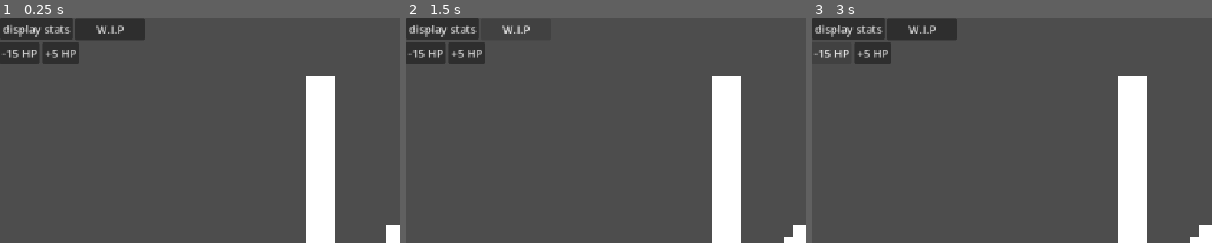
Above: before the commit, frames 1-3 (left to right).
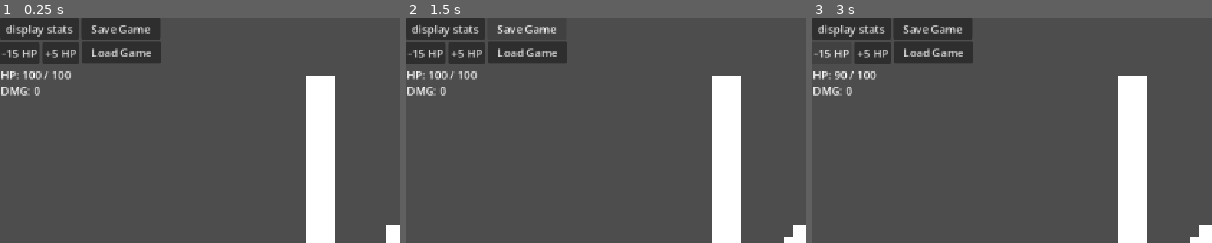
Above: after the commit, the same moments.

Repository: smymrr/Echeos-of-The-Veil
Game: Godot game, scene res://scenes/main.tscn
Two runs of this game, one before a commit and one after it. Both use one fixed random seed, a clock stepped at 60 frames per second and the inputs below.
Inputs (mouse positions are % of the whole screen's width and height, from its top left):
- Up to frame 1 (0.25 s): no input
- Up to frame 2 (1.5 s): click "display stats" at 0.5 s; click (14, 3) at 1.25 s, where only the run before the commit has a clickable "W.I.P"
- Up to frame 3 (3 s): click (15, 2) at 2 s, where only the run after the commit has a clickable "Save Game"; click "-15 HP" at 2.75 s
The pictures show only the part of the screen within x 0-50%, y 0-50%; the shares and areas given below are measured in that part.

The runs differ from the first frame. In frame 1, 3.7% of the frame differs, in the area x 0-41%, y 0-35%; in frame 2, 3.3%; in frame 3, 3.6%.

Commit message:
add player database integrated with JSON

Diff:
--- a/project.godot
+++ b/project.godot
@@ -19,6 +19,7 @@
 
 PlayerData="*uid://c8o3o3aw3nean"
 PlayerHealth="*uid://cxf0hq4ot5f7n"
+EventBus="*uid://c6fe6i0qnujlv"
 
 [display]
 
--- a/scenes/player.tscn
+++ b/scenes/player.tscn
@@ -4,8 +4,6 @@
 [ext_resource type="Script" uid="uid://dmiio0uymrvp0" path="res://scripts/player/attack_component.gd" id="2_qlg0r"]
 [ext_resource type="Script" uid="uid://m6mun0klym4i" path="res://scripts/player/movement_component.gd" id="3_tuyoq"]
 [ext_resource type="Script" uid="uid://dakur280b02qg" path="res://scripts/player/direction_utils.gd" id="4_fjrip"]
-[ext_resource type="Script" uid="uid://c3067kfgtdtid" path="res://scripts/player/stats_component.gd" id="4_tuyoq"]
-[ext_resource type="Script" uid="uid://cd20uk5yjowvy" path="res://scripts/player/health_component.gd" id="5_fjrip"]
 
 [sub_resource type="RectangleShape2D" id="RectangleShape2D_tdg3f"]
 size = Vector2(50, 51)
@@ -23,12 +21,6 @@
 
 [node name="MovementComponent" type="Node" parent="." unique_id=706504208]
 script = ExtResource("3_tuyoq")
-
-[node name="StatsComponent" type="Node" parent="." unique_id=1107939215]
-script = ExtResource("4_tuyoq")
-
-[node name="HealthComponent" type="Node" parent="." unique_id=1738830263]
-script = ExtResource("5_fjrip")
 
 [node name="DirectionUtils" type="Node" parent="." unique_id=1129209153]
 script = ExtResource("4_fjrip")
--- a/scenes/stats_ui.tscn
+++ b/scenes/stats_ui.tscn
@@ -1,8 +1,11 @@
 [gd_scene format=3 uid="uid://b4l62k0hfmona"]
 
 [ext_resource type="Script" uid="uid://p0siu1u08ox1" path="res://scripts/ui/display_stats.gd" id="1_60ac8"]
+[ext_resource type="Script" uid="uid://cy8vq05v6dsy7" path="res://scripts/ui/save_game.gd" id="1_ieq6q"]
 [ext_resource type="Script" uid="uid://colx00i700ood" path="res://scripts/ui/decrease_hp.gd" id="2_nv28q"]
+[ext_resource type="Script" uid="uid://tcgu2j5po40w" path="res://scripts/player/load_game.gd" id="2_vgjwo"]
 [ext_resource type="Script" uid="uid://cfq6jh0iktwgu" path="res://scripts/ui/increase_hp.gd" id="3_ieq6q"]
+[ext_resource type="Script" uid="uid://bp7ycabs04k4a" path="res://scripts/ui/hp_display.gd" id="4_nv28q"]
 
 [node name="Control" type="Control" unique_id=1676327586]
 layout_mode = 3
@@ -15,8 +18,8 @@
 [node name="CanvasLayer" type="CanvasLayer" parent="." unique_id=1052367823]
 
 [node name="DisplayStats" type="MarginContainer" parent="CanvasLayer" unique_id=1502321389]
-offset_right = 99.0
-offset_bottom = 28.0
+offset_right = 114.0
+offset_bottom = 31.0
 metadata/_edit_group_ = true
 
 [node name="Button" type="Button" parent="CanvasLayer/DisplayStats" unique_id=977351058]
@@ -24,16 +27,28 @@
 text = "display stats"
 script = ExtResource("1_60ac8")
 
-[node name="DisplayMulti" type="MarginContainer" parent="CanvasLayer" unique_id=2121800883]
-offset_left = 108.0
-offset_top = 1.0
-offset_right = 209.0
-offset_bottom = 29.0
+[node name="SaveGame" type="MarginContainer" parent="CanvasLayer" unique_id=2122719787]
+offset_left = 117.0
+offset_right = 231.0
+offset_bottom = 31.0
 metadata/_edit_group_ = true
 
-[node name="Button" type="Button" parent="CanvasLayer/DisplayMulti" unique_id=1105583816]
+[node name="Button" type="Button" parent="CanvasLayer/SaveGame" unique_id=1959568776]
 layout_mode = 2
-text = "W.I.P"
+text = "Save Game"
+script = ExtResource("1_ieq6q")
+
+[node name="LoadGame" type="MarginContainer" parent="CanvasLayer" unique_id=1631879970]
+offset_left = 118.0
+offset_top = 34.0
+offset_right = 232.0
+offset_bottom = 65.0
+metadata/_edit_group_ = true
+
+[node name="Button" type="Button" parent="CanvasLayer/LoadGame" unique_id=1198357477]
+layout_mode = 2
+text = "Load Game"
+script = ExtResource("2_vgjwo")
 
 [node name="DecreaseHP" type="MarginContainer" parent="CanvasLayer" unique_id=863223419]
 offset_left = -1.0
@@ -58,3 +73,20 @@
 layout_mode = 2
 text = "+5 HP"
 script = ExtResource("3_ieq6q")
+
+[node name="HP" type="Label" parent="CanvasLayer" unique_id=1702388534]
+offset_left = 1.0
+offset_top = 70.0
+offset_right = 116.0
+offset_bottom = 93.0
+text = "HP: 100"
+justification_flags = 171
+script = ExtResource("4_nv28q")
+
+[node name="DealtDamage" type="Label" parent="CanvasLayer" unique_id=1721549597]
+offset_left = 1.0
+offset_top = 93.0
+offset_right = 116.0
+offset_bottom = 116.0
+text = "DMG: 0"
+justification_flags = 171
--- /dev/null
+++ b/scripts/global/event_bus.gd
@@ -0,0 +1,10 @@
+extends Node
+
+# Called when the node enters the scene tree for the first time.
+func _ready() -> void:
+	pass # Replace with function body.
+
+
+# Called every frame. 'delta' is the elapsed time since the previous frame.
+func _process(delta: float) -> void:
+	pass
--- /dev/null
+++ b/scripts/global/player_data.gd
@@ -0,0 +1,144 @@
+extends Node
+
+signal stats_changed
+
+var SAVE_PATH: String = "user://save_game.json"
+
+# Stats
+var base_max_health: int = 100
+var base_attack: int = 10
+var base_defense: int = 5
+var base_speed: float = 300.0
+
+var current_health: int
+
+# Modifiers
+var attack_modifiers: Dictionary = {}
+var defense_modifiers: Dictionary = {}
+var speed_modifiers: Dictionary = {}
+var max_health_modifiers: Dictionary = {}
+
+var last_position: Vector2
+
+# Story
+# Story / Quests
+var story_flags: Dictionary = {}
+var current_chapter: String = ""
+
+var active_quests: Dictionary = {}
+# shape: { quest_id: { objective_id: current_count } }
+# e.g. { "slime_hunt": { "kill_slimes": 3 } }
+
+var completed_quests: Array = []
+# e.g. ["intro_quest", "find_the_key"]
+
+# Inventory
+var inventory: Dictionary = {}
+var gold: int = 0
+var equipped_weapon: String = ""
+var equipped_armor: Dictionary = {}
+
+func _ready() -> void:
+	current_health = get_max_health()
+
+# Getter
+func get_max_health() -> int:
+	return int(base_max_health * _total_multiplier(max_health_modifiers))
+
+func get_attack() -> int:
+	return int(base_attack * _total_multiplier(attack_modifiers))
+
+func get_defense() -> int:
+	return int(base_defense * _total_multiplier(defense_modifiers))
+
+func get_speed() -> float:
+	return base_speed * _total_multiplier(speed_modifiers)
+
+# Modification
+func add_modifier(stat_dict: Dictionary, source: String, multiplier: float) -> void:
+	stat_dict[source] = multiplier
+	stats_changed.emit()
+
+func remove_modifier(stat_dict: Dictionary, source: String) -> void:
+	stat_dict.erase(source)
+	stats_changed.emit()
+
+func _total_multiplier(modifiers: Dictionary) -> float:
+	var total := 1.0
+	for mod in modifiers.values():
+		total *= mod
+	return total
+
+# Saving
+func save_game() -> void:
+	var data := {
+		"base_max_health": base_max_health,
+		"base_attack": base_attack,
+		"base_defense": base_defense,
+		"base_speed": base_speed,
+
+		"current_health": current_health,
+		"last_position_x": last_position.x,
+		"last_position_y": last_position.y,
+
+		"max_health_modifiers": max_health_modifiers,
+		"attack_modifiers": attack_modifiers,
+		"defense_modifiers": defense_modifiers,
+		"speed_modifiers": speed_modifiers,
+
+		"story_flags": story_flags,
+		"current_chapter": current_chapter,
+		"active_quests": active_quests,
+		"completed_quests": completed_quests,
+
+		"equipped_armor": equipped_armor,
+		"equipped_weapon": equipped_weapon,
+		"inventory": inventory,
+		"gold": gold
+	}
+
+	var file = FileAccess.open(SAVE_PATH, FileAccess.WRITE)
+	file.store_string(JSON.stringify(data, "\t"))
+	file.close()
+
+func load_game() -> bool:
+	if not FileAccess.file_exists(SAVE_PATH):
+		return false
+
+	var file := FileAccess.open(SAVE_PATH, FileAccess.READ)
+	var parsed = JSON.parse_string(file.get_as_text())
+	file.close()
+
+	if (parsed == null):
+		push_error("File ini corrupted atau tidak bisa dibaca.")
+		return false
+
+	var data: Dictionary = parsed
+
+	base_max_health = data.get("base_max_health", base_max_health)
+	base_attack = data.get("base_attack", base_attack)
+	base_defense = data.get("base_defense", base_defense)
+	base_speed = data.get("base_speed", base_speed)
+
+	current_health = data.get("current_health", 100)
+	last_position = Vector2(
+		data.get("last_position_x", 0.0),
+		data.get("last_position_y", 0.0)
+	)
+
+	max_health_modifiers = data.get("max_health_modifier", {})
+	attack_modifiers = data.get("attack_modifiers", {})
+	defense_modifiers = data.get("defense_modifier", {})
+	speed_modifiers = data.get("speed_modifiers", {})
+
+	story_flags = data.get("story_flags", {})
+	current_chapter = data.get("current_chapter", "")
+	active_quests = data.get("active_quests", "")
+	completed_quests = data.get("completed_quests", {})
+
+	equipped_armor = data.get("equipped_armor", {})
+	equipped_weapon = data.get("equipped_weapon", {})
+	inventory = data.get("inventory", {})
+	gold = data.get("gold", 0)
+
+	return true
--- /dev/null
+++ b/scripts/global/player_health.gd
@@ -0,0 +1,20 @@
+extends Node
+
+signal health_changed(current: int, max: int)
+signal died
+
+func get_health() -> int:
+	return PlayerData.current_health
+
+func take_damage(raw_amount: int) -> void:
+	var defense: int = PlayerData.get_defense()
+	var final_damage: int = int(max(raw_amount - defense, 0))
+	PlayerData.current_health = max(PlayerData.current_health - final_damage, 0)
+	health_changed.emit(PlayerData.current_health, PlayerData.get_max_health())
+	if PlayerData.current_health <= 0:
+		died.emit()
+		print("player dead")
+
+func heal(amount: int) -> void:
+	PlayerData.current_health = min(PlayerData.current_health + amount, PlayerData.get_max_health())
+	health_changed.emit(PlayerData.current_health, PlayerData.get_max_health())
--- /dev/null
+++ b/scripts/global/quest_data.gd
@@ -0,0 +1,10 @@
+class_name QuestData
+extends Resource
+
+@export var id: String
+@export var title: String
+@export var description: String
+@export var is_main_story: bool = false
+@export var objectives: Dictionary = {}
+# objectives shape: { "kill_slimes": 5, "talk_to_elder": 1 }
+# key = objective id, value = target count needed to complete it
--- /dev/null
+++ b/scripts/player/load_game.gd
@@ -0,0 +1,12 @@
+extends Button
+
+func _ready() -> void:
+	pressed.connect(_on_pressed)
+
+func _on_pressed() -> void:
+	var save := PlayerData.load_game()
+	PlayerHealth.health_changed.emit()
+	if (save == true):
+		print("loaded")
+	else:
+		print("failed to load")
--- a/scripts/player/player_data.gd
+++ /dev/null
@@ -1,40 +0,0 @@
-extends Node
-
-signal stats_changed
-
-var base_max_health: int = 100
-var base_attack: int = 10
-var base_defense: int = 5
-var base_speed: float = 300.0
-
-var attack_modifiers: Dictionary = {}
-var defense_modifiers: Dictionary = {}
-var speed_modifiers: Dictionary = {}
-var max_health_modifiers: Dictionary = {}
-
-func get_max_health() -> int:
-	return int(base_max_health * _total_multiplier(max_health_modifiers))
-
-func get_attack() -> int:
-	return int(base_attack * _total_multiplier(attack_modifiers))
-
-func get_defense() -> int:
-	return int(base_defense * _total_multiplier(defense_modifiers))
-
-func get_speed() -> float:
-	return base_speed * _total_multiplier(speed_modifiers)
-
-func _total_multiplier(modifiers: Dictionary) -> float:
-	var total := 1.0
-	for mod in modifiers.values():
-		total *= mod
-	return total
-
-# MOdification
-func add_modifier(stat_dict: Dictionary, source: String, multiplier: float) -> void:
-	stat_dict[source] = multiplier
-	stats_changed.emit()
-
-func remove_modifier(stat_dict: Dictionary, source: String) -> void:
-	stat_dict.erase(source)
-	stats_changed.emit()
--- a/scripts/player/player_health.gd
+++ /dev/null
@@ -1,22 +0,0 @@
-extends Node
-
-signal health_changed(current: int, max: int)
-signal died
-
-var current_health: int
-
-func _ready() -> void:
-	current_health = PlayerData.get_max_health()
-
-func take_damage(raw_amount: int) -> void:
-	var defense: int = PlayerData.get_defense()
-	var final_damage: int = int(max(raw_amount - defense, 0))
-	current_health = max(current_health - final_damage, 0)
-	health_changed.emit(current_health, PlayerData.get_max_health())
-	if current_health <= 0:
-		died.emit()
-		print("player dead")
-
-func heal(amount: int) -> void:
-	current_health = min(current_health + amount, PlayerData.get_max_health())
-	health_changed.emit(current_health, PlayerData.get_max_health())
--- a/scripts/ui/decrease_hp.gd
+++ b/scripts/ui/decrease_hp.gd
@@ -9,5 +9,5 @@
 	print("Mitigated dmg: ", (15 - int(PlayerData.get_defense())))
 
 	PlayerHealth.take_damage(15)
-	print("Player health: ", PlayerHealth.current_health)
+	print("Player health: ", PlayerHealth.get_health())
 	print()
--- a/scripts/ui/display_stats.gd
+++ b/scripts/ui/display_stats.gd
@@ -9,5 +9,5 @@
 	print("Movement Speed: ", str(PlayerData.get_speed()))
 	print("Max HP: ", str(PlayerData.get_max_health()))
 	print()
-	print("Current HP: ", PlayerHealth.current_health)
+	print("Current HP: ", PlayerHealth.get_health())
 	print()
--- /dev/null
+++ b/scripts/ui/hp_display.gd
@@ -0,0 +1,13 @@
+extends Label
+
+# Called when the node enters the scene tree for the first time.
+func _ready() -> void:
+	PlayerHealth.health_changed.connect(_on_update)
+	text = "HP: " + str(PlayerHealth.get_health()) + " / " + str(PlayerData.get_max_health())
+
+func _on_update(current: int, max: int) -> void:
+	text = "HP: " + str(current) + " / " + str(max)
+
+# Called every frame. 'delta' is the elapsed time since the previous frame.
+func _process(delta: float) -> void:
+	pass
--- a/scripts/ui/increase_hp.gd
+++ b/scripts/ui/increase_hp.gd
@@ -4,8 +4,8 @@
 	pressed.connect(_on_pressed)
 
 func _on_pressed() -> void:
-	print("Current HP: ", PlayerHealth.current_health)
+	print("Current HP: ", PlayerHealth.get_health())
 	print("Healing 5 HP")
 	PlayerHealth.heal(5)
-	print("Current HP: ", PlayerHealth.current_health)
+	print("Current HP: ", PlayerHealth.get_health())
 	print()
--- /dev/null
+++ b/scripts/ui/save_game.gd
@@ -0,0 +1,8 @@
+extends Button
+
+func _ready() -> void:
+	pressed.connect(_on_pressed)
+
+func _on_pressed() -> void:
+	PlayerData.save_game()
+	print("saved")
Not shown, added: scripts/global/event_bus.gd.uid
Renamed: scripts/player/player_data.gd.uid -> scripts/global/player_data.gd.uid
Renamed: scripts/player/player_health.gd.uid -> scripts/global/player_health.gd.uid
Not shown, added: scripts/global/quest_data.gd.uid
Not shown, added: scripts/player/load_game.gd.uid
Not shown, added: scripts/ui/hp_display.gd.uid
Not shown, added: scripts/ui/save_game.gd.uid
